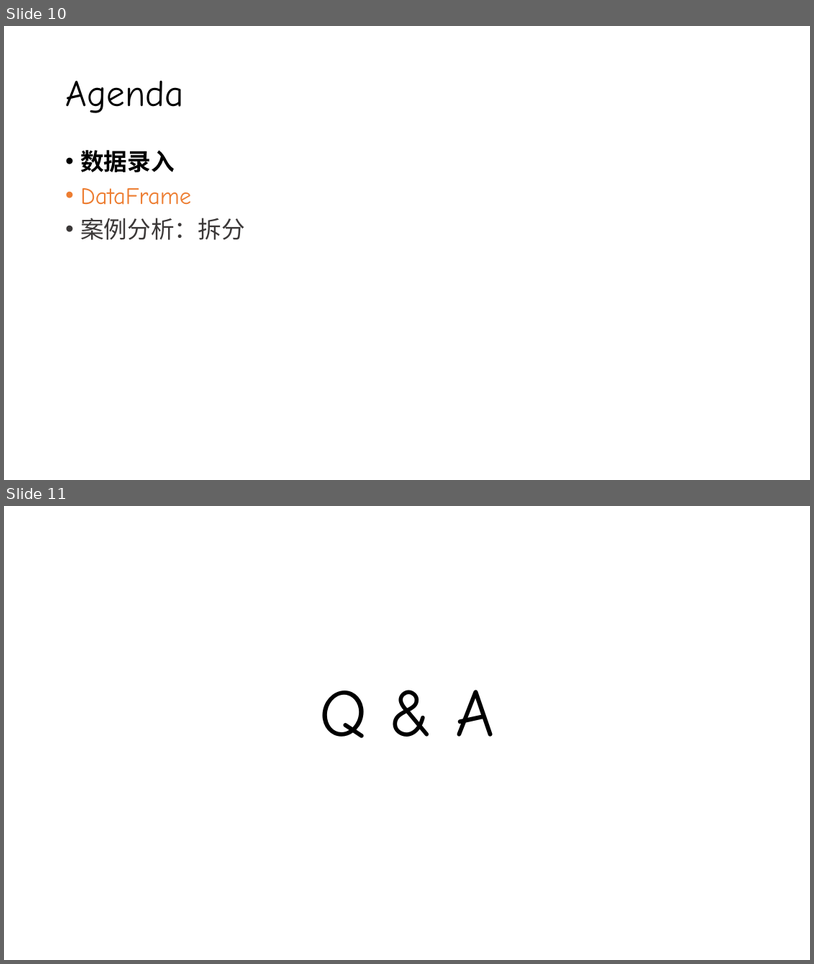
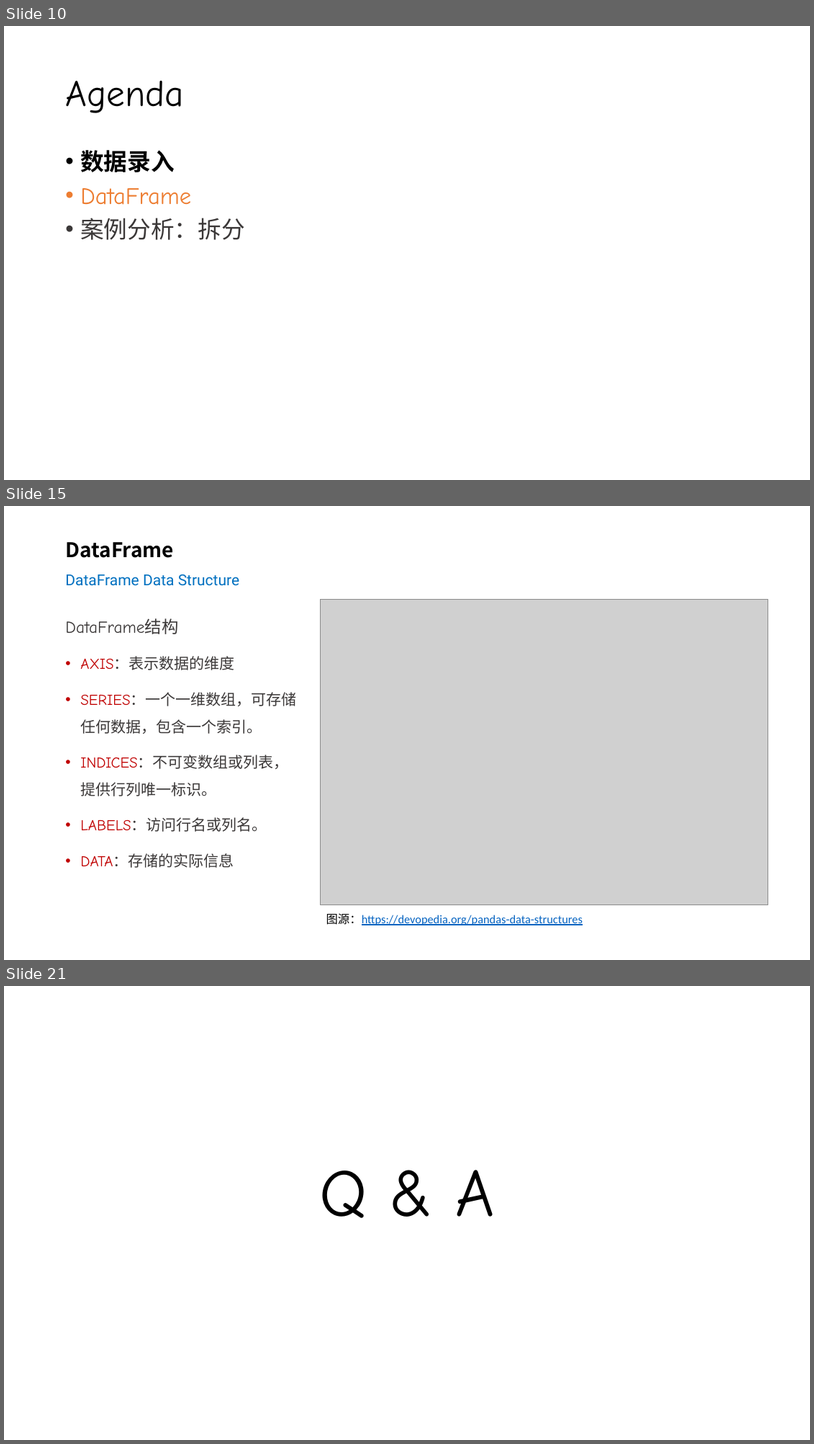
Before and after one commit to silentbalanceyh/cda-exam, a slide deck: ppt/02.二分类.pptx. Shown one above the other, each under a label of ours: slides 10 and 11 before the commit, slides 10, 15 and 21 after it; the slides between them are not shown. The pictures are 814x964 and 814x1444 pixels, drawn with LibreOffice and Linux fonts; fonts in the diff are those of the drawing; grey boxes stand for pictures; background and template pictures are left out. Boxes give left, top, right and bottom in pixels: in the first picture for what was removed or moved away, otherwise in the second. Text is boxed around its words. In the diff, an @@ line names an element or a change of style, - is before the commit and + after.

```diff
--- a/ppt/02.二分类.pptx
+++ b/ppt/02.二分类.pptx
@@ slide 15 added at (x1=4, y1=506, x2=810, y2=960), background #FFFFFF @@
@@ title added at (x1=65, y1=542, x2=239, y2=586), 18 pt, text #0070C0 @@
+DataFrame
+DataFrame Data Structure
@@ picture added at (x1=320, y1=600, x2=769, y2=905) @@
@@ text added at (x1=65, y1=618, x2=296, y2=867), 18 pt, text #3B3838 @@
+DataFrame结构
+• AXIS：表示数据的维度
+• SERIES：一个一维数组，可存储
+  任何数据，包含一个索引。
+• INDICES：不可变数组或列表，
+  提供行列唯一标识。
+• LABELS：访问行名或列名。
+• DATA：存储的实际信息
@@ text added at (x1=327, y1=913, x2=583, y2=925), 14 pt, text #0563C1, underline @@
+图源：https://devopedia.org/pandas-data-structures
@@ what was slide 11 is now slide 21 @@
```
Also in this commit, not shown: 9 other slides added.
